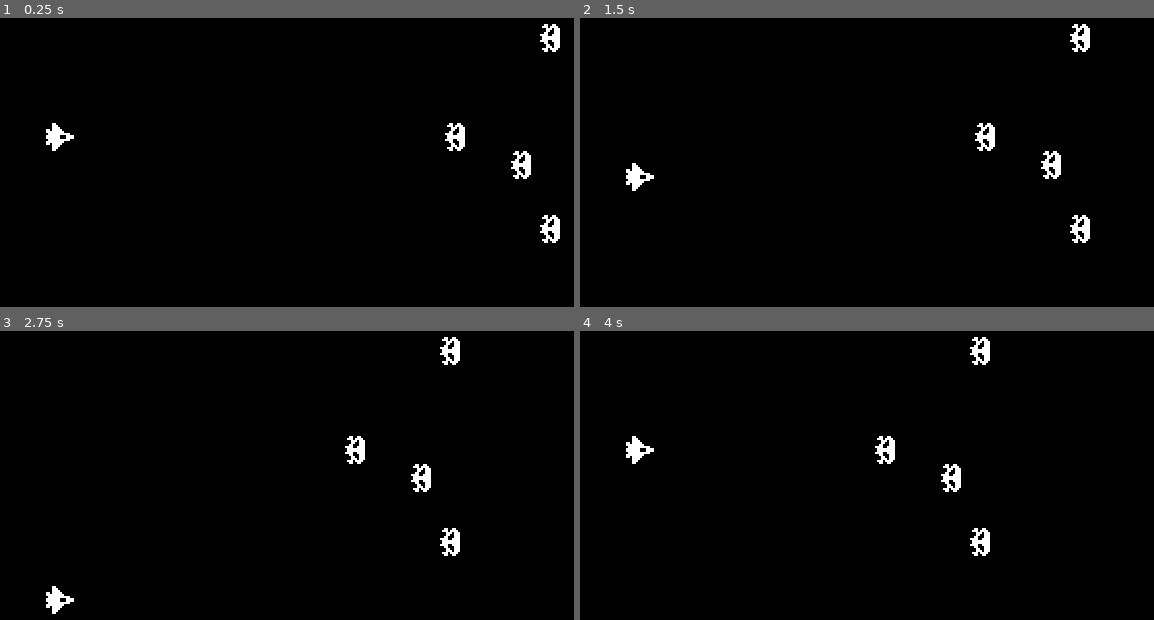
Above: before the commit, frames 1-4 (two rows, left to right).
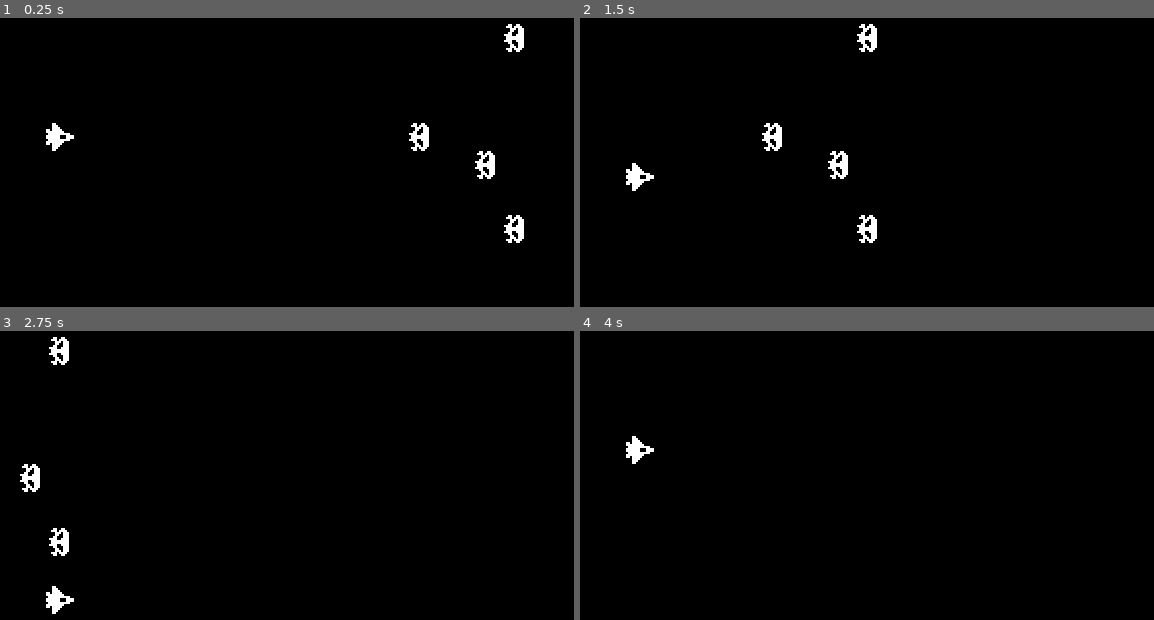
Above: after the commit, the same moments.

Repository: Kharouk/IntergalacticSpaceVenture
Game: Godot game, scene res://World.tscn
The game is run twice, just before and just after one commit, with the same random seed, the same clock (stepped at 60 frames per second) and the same inputs.
Inputs:
- Up to frame 1 (0.25 s): no input
- Up to frame 2 (1.5 s): hold Right (ui_right) 0.53-1.28 s; hold Down (ui_down) from 1.28 s (still down)
- Up to frame 3 (2.75 s): release Down (ui_down) at 2.03 s; hold Right (ui_right) from 2.03 s (still down)
- Up to frame 4 (4 s): release Right (ui_right) at 2.78 s; hold Up (ui_up) 2.78-3.53 s; hold Left (ui_left) from 3.53 s (still down)

The runs differ from the first frame. In frame 1, 1.7% of the frame differs, in the area x 71-98%, y 2-78%; in frame 2, 1.7%; in frame 3, 1.5%; in frame 4, 0.8%.

Commit message:
set up collision detection between enemy and ship

Diff:
--- a/Enemy.tscn
+++ b/Enemy.tscn
@@ -5,6 +5,7 @@
 
 [node name="Enemy" type="Area2D"]
 script = ExtResource( 1 )
+SPEED = 91
 
 [node name="Sprite" type="Sprite" parent="."]
 texture = ExtResource( 2 )
--- a/Ship.gd
+++ b/Ship.gd
@@ -32,3 +32,9 @@
 	# setting the bullet's position (globally just in case it's attached to another scene) to the ship's global position
 	var ship_position = global_position
 	iBullet.global_position = ship_position
+
+
+
+func _on_Ship_area_entered(area):
+	area.queue_free()
+	queue_free()
--- a/Ship.tscn
+++ b/Ship.tscn
@@ -11,3 +11,4 @@
 
 [node name="Collision" type="CollisionPolygon2D" parent="."]
 polygon = PoolVector2Array( -7, -4, -5, -4, -4, -3, -4, -7, -2, -7, 2, -3, 2, -2, 5, -2, 5, -1, 7, -1, 7, 1, 5, 1, 5, 2, 2, 2, 2, 3, -2, 7, -4, 7, -4, 4, -5, 3, -5, 4, -7, 4 )
+[connection signal="area_entered" from="." to="." method="_on_Ship_area_entered"]
